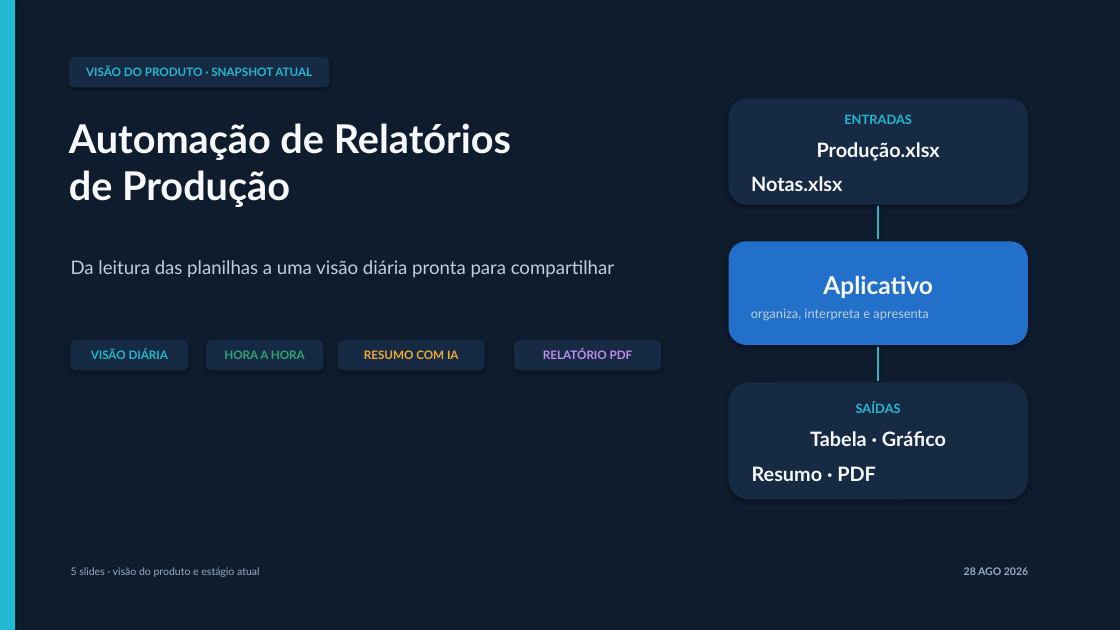
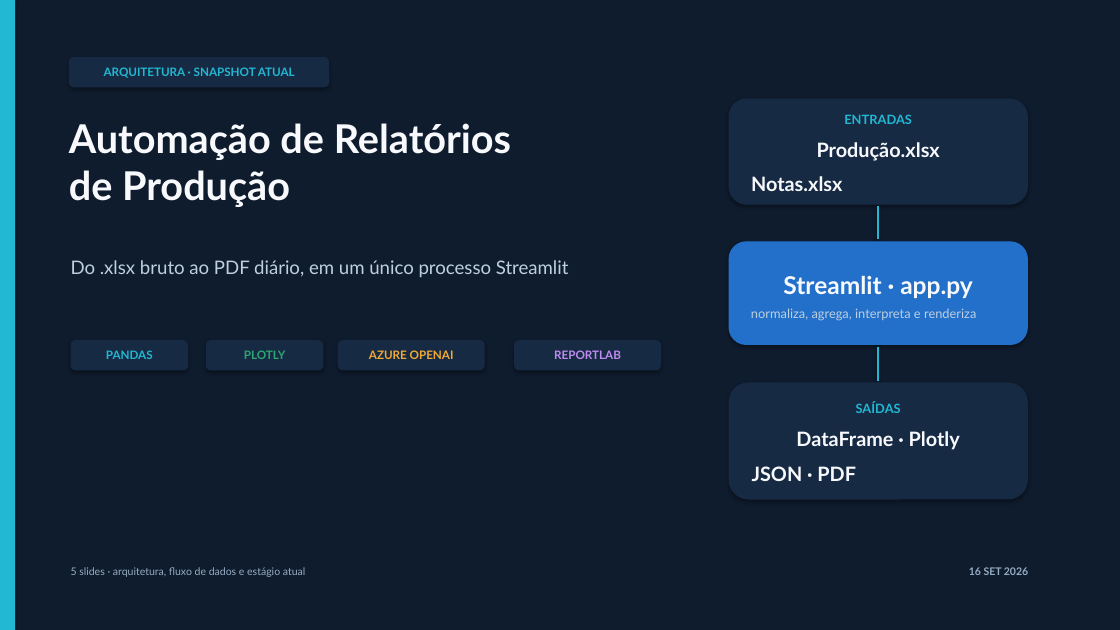
Before and after one commit to lucasz-g/aut-producao-wheaton, a slide deck: slide 1 of docs/visao-geral-app-atual.pptx. Drawn at 1120x630 pixels with LibreOffice and Linux fonts; fonts in the diff are those of the drawing. Boxes give left, top, right and bottom in pixels: in the first picture for what was removed or moved away, otherwise in the second. Text is boxed around its words. In the diff, an @@ line names an element or a change of style, - is before the commit and + after.

Commit message:
Gráficos de desvios na aplicação e no relatório

```diff
--- a/docs/visao-geral-app-atual.pptx
+++ b/docs/visao-geral-app-atual.pptx
@@ text in rounded rectangle at box(104, 67, 295, 78): text changed @@
-VISÃO DO PRODUTO · SNAPSHOT ATUAL
+ARQUITETURA · SNAPSHOT ATUAL
@@ text at box(71, 260, 569, 277): text changed @@
-Da leitura das planilhas a uma visão diária pronta para compartilhar
+Do .xlsx bruto ao PDF diário, em um único processo Streamlit
@@ text in rounded rectangle at box(751, 275, 976, 321): text changed @@
-Aplicativo
-organiza, interpreta e apresenta
+Streamlit · app.py
+normaliza, agrega, interpreta e renderiza
@@ text in rounded rectangle at box(106, 350, 153, 359): text changed @@
-VISÃO DIÁRIA
+PANDAS
@@ text in rounded rectangle at box(244, 350, 286, 359): text changed @@
-HORA A HORA
+PLOTLY
@@ text in rounded rectangle at box(369, 350, 454, 359): text changed @@
-RESUMO COM IA
+AZURE OPENAI
@@ text in rounded rectangle at box(554, 350, 621, 359): text changed @@
-RELATÓRIO PDF
+REPORTLAB
@@ text in rounded rectangle at box(752, 431, 960, 481): text changed @@
-Tabela · Gráfico
-Resumo · PDF
+DataFrame · Plotly
+JSON · PDF
@@ text at box(71, 567, 305, 577): text changed @@
-5 slides · visão do produto e estágio atual
+5 slides · arquitetura, fluxo de dados e estágio atual
@@ text at box(969, 567, 1028, 575): text changed @@
-28 AGO 2026
+16 SET 2026
```
Also in this commit, not shown: 4 other slides changed, 7 other files.
